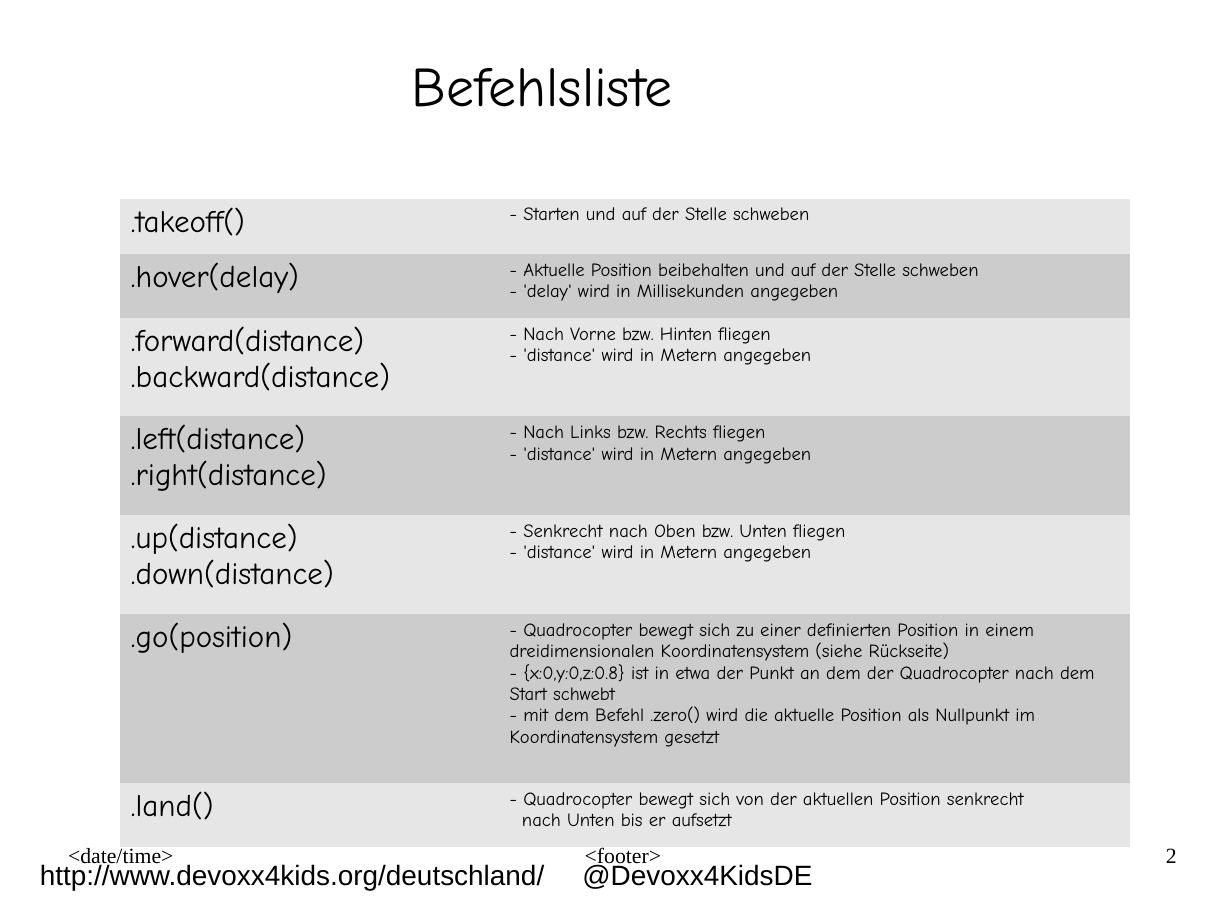
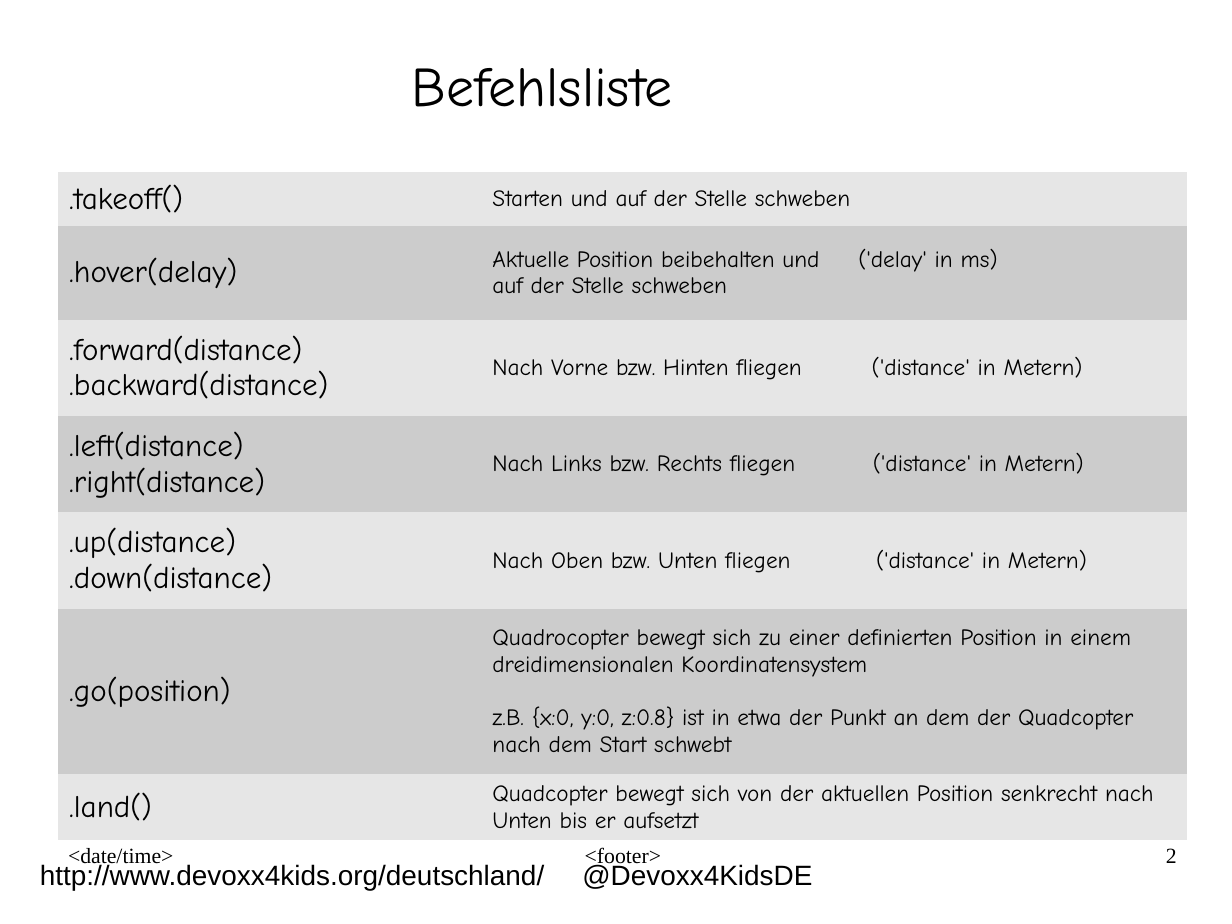
Before and after one commit to derTobsch/ardrone-autonomy-d4k, a slide deck: slide 2 of presentation/quadcopter4kids_handout_ger.odp. Drawn at 1232x924 pixels with LibreOffice and Linux fonts; fonts in the diff are those of the drawing; background and template pictures are left out. Boxes give left, top, right and bottom in pixels: in the first picture for what was removed or moved away, otherwise in the second. Text is boxed around its words. In the diff, an @@ line names an element or a change of style, - is before the commit and + after.

```diff
--- a/presentation/quadcopter4kids_handout_ger.odp
+++ b/presentation/quadcopter4kids_handout_ger.odp
@@ table at <box>58,172,1187,840</box> @@
-row 1, column 2: - Starten und auf der Stelle schweben
+row 1, column 2: Starten und auf der Stelle schweben
-row 2, column 2: - Aktuelle Position beibehalten und auf der Stelle schweben / - 'delay' wird in Millisekunden angegeben
+row 2, column 2: Aktuelle Position beibehalten und ('delay' in ms) / auf der Stelle schweben
-row 3, column 2: - Nach Vorne bzw. Hinten fliegen / - 'distance' wird in Metern angegeben
+row 3, column 2: Nach Vorne bzw. Hinten fliegen ('distance' in Metern)
-row 4, column 2: - Nach Links bzw. Rechts fliegen / - 'distance' wird in Metern angegeben
+row 4, column 2: Nach Links bzw. Rechts fliegen ('distance' in Metern)
-row 5, column 2: - Senkrecht nach Oben bzw. Unten fliegen / - 'distance' wird in Metern angegeben
+row 5, column 2: Nach Oben bzw. Unten fliegen ('distance' in Metern)
-row 6, column 2: - Quadrocopter bewegt sich zu einer definierten Position in einem dreidimensionalen Koordinatensystem (siehe Rückseite) / - {x:0,y:0,z:0.8} ist in etwa der Punkt an dem der Quadrocopter nach dem Start schwebt / - mit dem Befehl .zero() wird die aktuelle Position als Nullpunkt im Koordinatensystem gesetzt
+row 6, column 2: Quadrocopter bewegt sich zu einer definierten Position in einem dreidimensionalen Koordinatensystem / z.B. {x:0, y:0, z:0.8} ist in etwa der Punkt an dem der Quadcopter nach dem Start schwebt
-row 7, column 2: - Quadrocopter bewegt sich von der aktuellen Position senkrecht / nach Unten bis er aufsetzt
+row 7, column 2: Quadcopter bewegt sich von der aktuellen Position senkrecht nach Unten bis er aufsetzt
@@ table: place and size @@
-table at <box>120,199,1130,847</box>
+table at <box>58,172,1187,840</box>
```
Also in this commit, not shown: 1 other slide changed, 1 other file.
